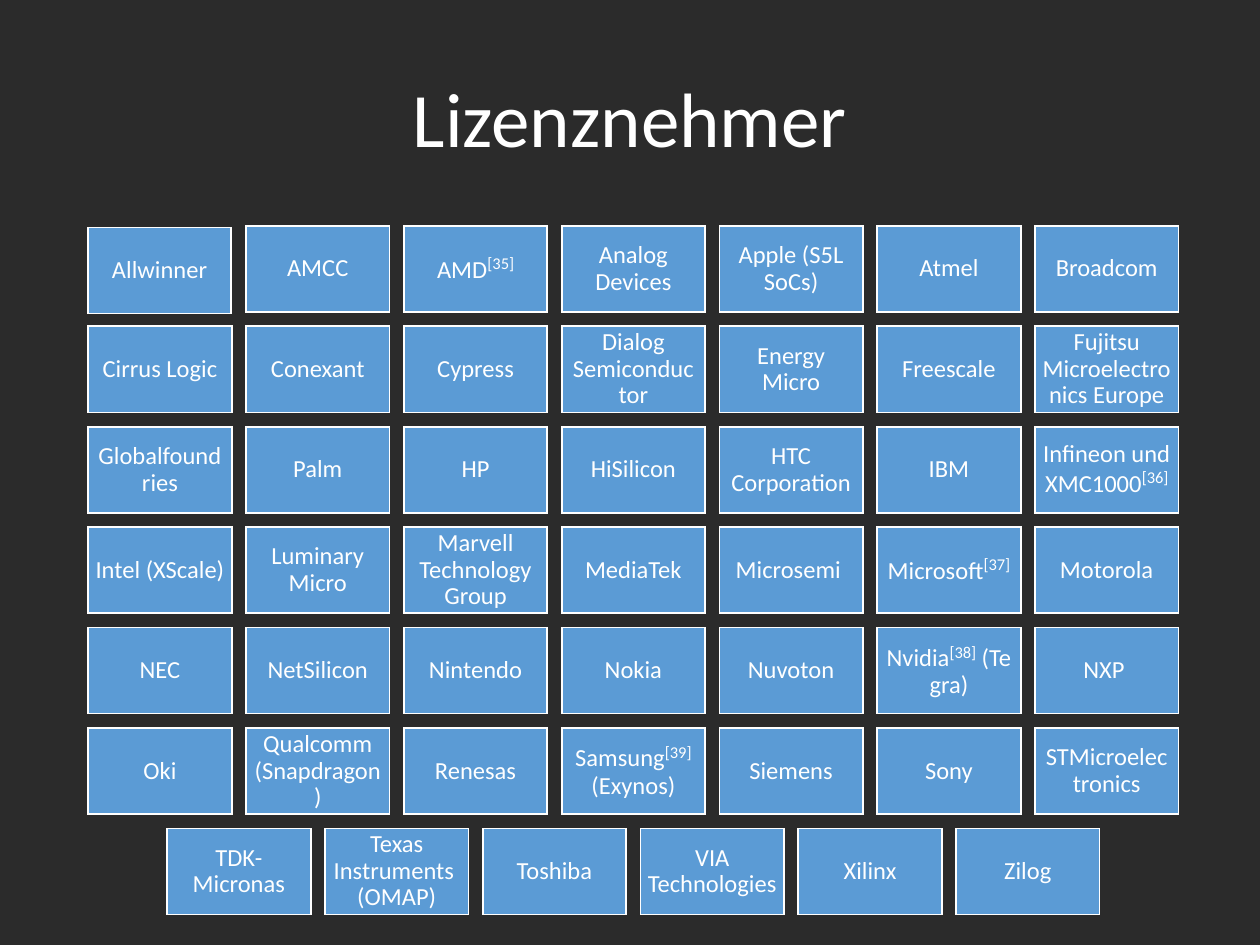
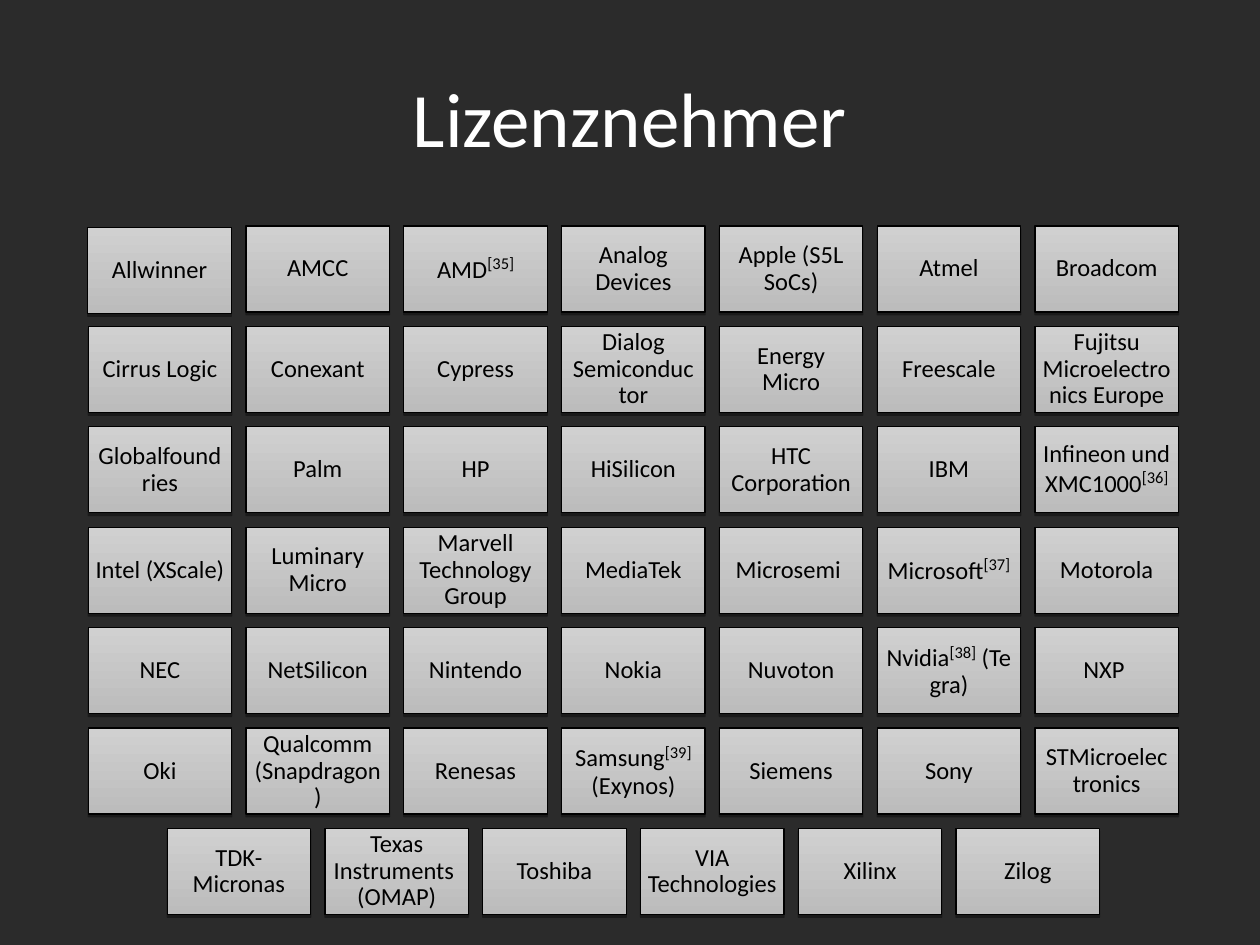
Before and after one commit to sewpalu/Compendia, a slide deck: slide 8 of doc/arm_presentation/ARM-Prozessoren.odp (slide 7 before the commit). Drawn at 1260x945 pixels with LibreOffice and Linux fonts; fonts in the diff are those of the drawing; background and template pictures are left out; a plain dark background stands for a picture behind light text. Boxes give left, top, right and bottom in pixels: in the first picture for what was removed or moved away, otherwise in the second. Text is boxed around its words. In the diff, an @@ line names an element or a change of style, - is before the commit and + after.

```diff
--- a/doc/arm_presentation/ARM-Prozessoren.odp
+++ b/doc/arm_presentation/ARM-Prozessoren.odp
@@ text colour #FFFFFF to #000000; fill #5B9BD5 to gradient #BCBCBC to #D0D0D0; outline #FFFFFF 0.99 pt to #000000 0.74 pt; shadow on in 48 elements at bbox=[88, 228, 232, 314], bbox=[246, 226, 389, 311], bbox=[404, 226, 548, 311], bbox=[562, 226, 706, 311], bbox=[719, 226, 863, 311], bbox=[877, 226, 1021, 311], bbox=[1034, 226, 1178, 311], bbox=[88, 326, 232, 412], bbox=[246, 326, 389, 412], bbox=[404, 326, 548, 412], bbox=[562, 326, 706, 412], bbox=[719, 326, 863, 412], bbox=[877, 326, 1021, 412], bbox=[1034, 326, 1178, 412], bbox=[88, 427, 232, 513], bbox=[246, 427, 389, 513], bbox=[404, 427, 548, 513], bbox=[562, 427, 706, 513], bbox=[719, 427, 863, 513], bbox=[877, 427, 1021, 513], bbox=[1034, 427, 1178, 513], bbox=[88, 527, 232, 612], bbox=[246, 527, 389, 612], bbox=[404, 527, 548, 612], bbox=[562, 527, 706, 612], bbox=[719, 527, 863, 612], bbox=[877, 527, 1021, 612], bbox=[1034, 527, 1178, 612], bbox=[88, 627, 232, 713], bbox=[246, 627, 389, 713], bbox=[404, 627, 548, 713], bbox=[562, 627, 706, 713], bbox=[719, 627, 863, 713], bbox=[877, 627, 1021, 713], bbox=[1034, 627, 1178, 713], bbox=[88, 728, 232, 814], bbox=[246, 728, 389, 814], bbox=[404, 728, 548, 814], bbox=[562, 728, 706, 814], bbox=[719, 728, 863, 814], bbox=[877, 728, 1021, 814], bbox=[1034, 728, 1178, 814], bbox=[168, 828, 311, 914], bbox=[325, 828, 469, 914], bbox=[483, 828, 626, 914], bbox=[640, 828, 784, 914], bbox=[799, 828, 942, 914], bbox=[956, 828, 1100, 914] @@
```
Also in this commit, not shown: 3 other slides changed, 3 slides added, 1 slide removed.
